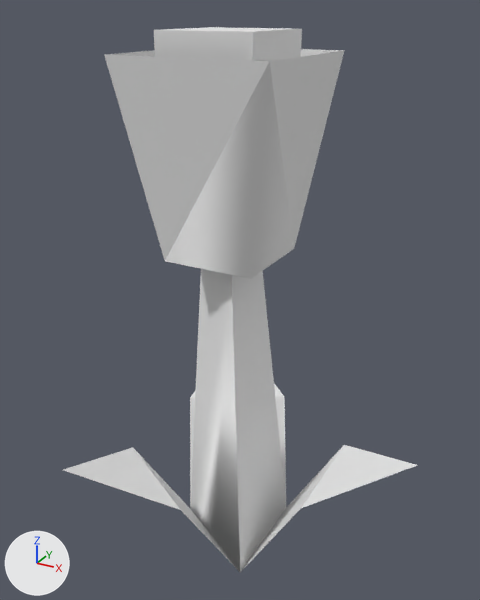
Before and after pictures for a commit that changed the OBJ model DynamicLab/Assets/Nature Kit/Models/OBJ format/flower_redA.obj.
Rendered twice from a camera (50 mm lens) standing at (0.159, -0.288, 0.301) and looking at (0.003, -0.005, 0.16). Every picture has the same lights, and +X, +Y and +Z are marked at lower left. The first picture is the older version. Where no turn or scale is listed for an object, it has been applied to the vertices.

Names of what the first picture shows: 'flower_redA'.
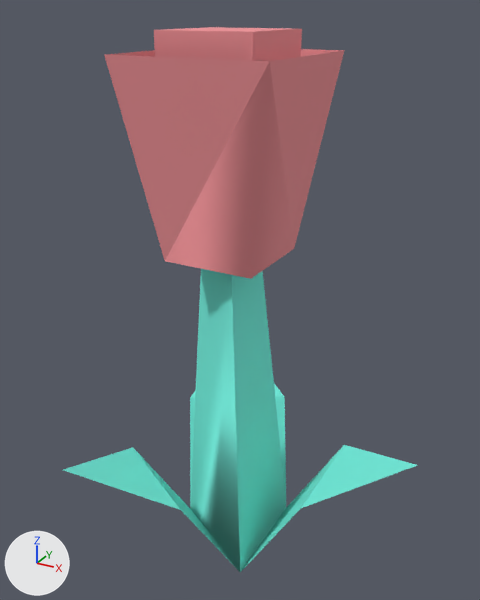
Pixel boxes [x1, y1, x2, y2] of what changed, in the pictures (480 x 600 px):
'flower_redA', recoloured (darker)
    both: [63, 27, 417, 572]

What the commit changed:
Material 'grass' (mat_grass) changes colour from white #e7e7e7 to cyan #73eddd; in linear values from (0.8, 0.8, 0.8) to (0.173, 0.847, 0.722).
Material 'colorRed' (mat_colorred) changes colour from white #e7e7e7 to pink #f19398; in linear values from (0.8, 0.8, 0.8) to (0.878, 0.29, 0.314).
